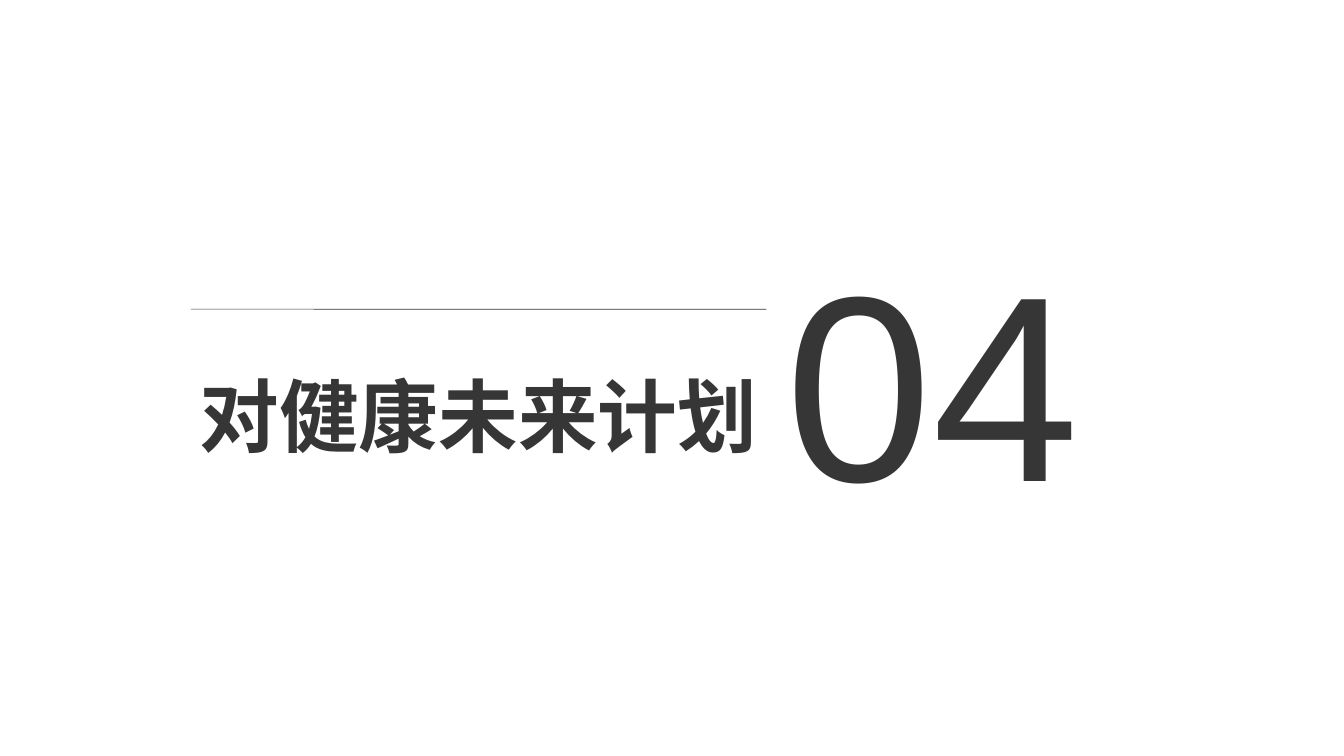
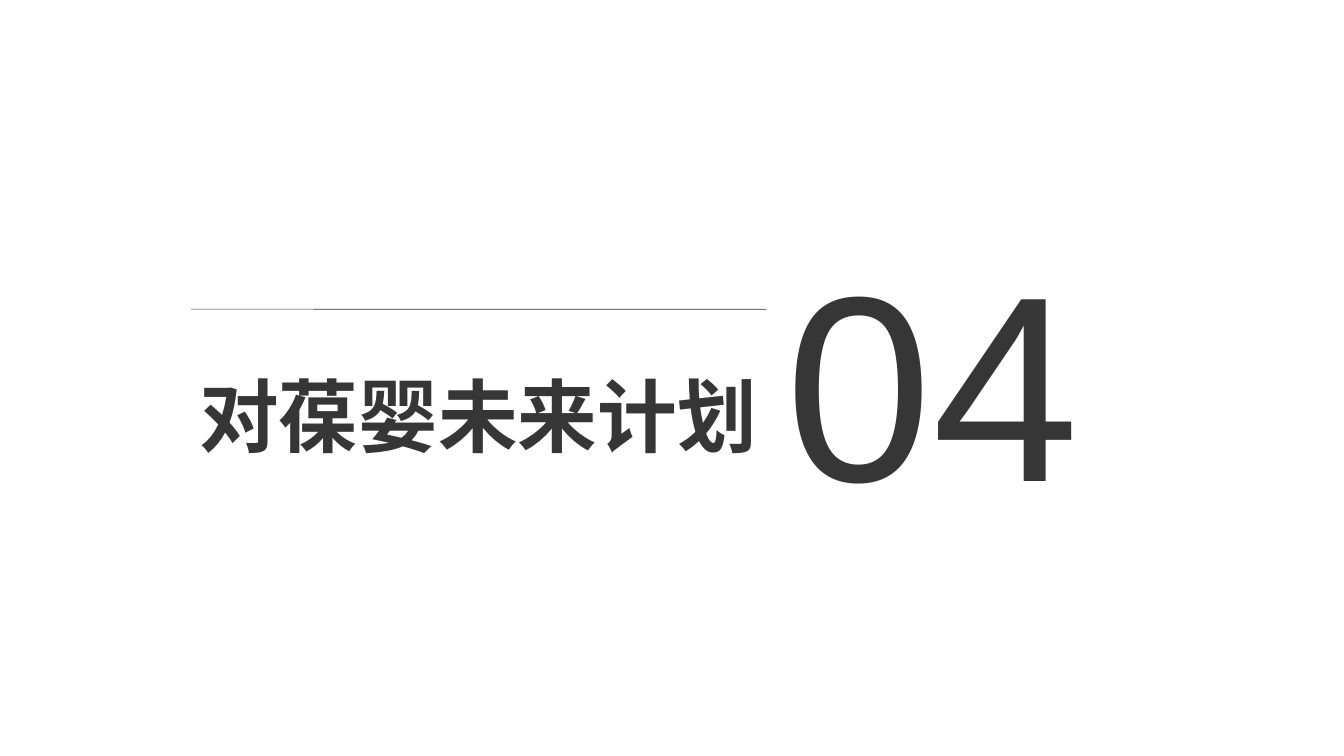
Before and after one commit to ForeverBadBoy/gradle-rabbitmq, a slide deck: slide 13 of src/main/resources/自我介绍.pptx. Drawn at 1344x756 pixels with LibreOffice and Linux fonts; fonts in the diff are those of the drawing. Boxes give left, top, right and bottom in pixels: in the first picture for what was removed or moved away, otherwise in the second. Text is boxed around its words. In the diff, an @@ line names an element or a change of style, - is before the commit and + after.

```diff
--- a/src/main/resources/自我介绍.pptx
+++ b/src/main/resources/自我介绍.pptx
@@ text at [199, 378, 757, 453]: text changed @@
-对健康未来计划
+对葆婴未来计划
```
Also in this commit, not shown: 11 other slides changed.
